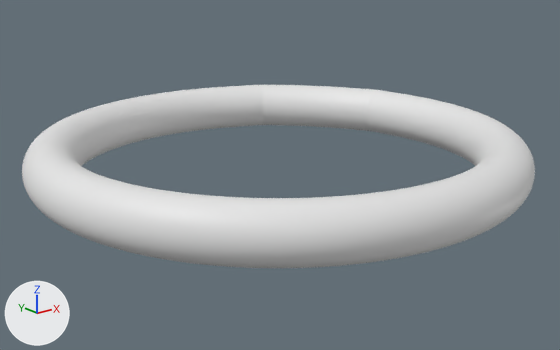
An edit to the Blender file ringsblend.blend, drawn before and after from the same camera.
Before and after are seen from a 50 mm camera at (-2.087, -2.619, 0.939) aimed at (-0.014, -0.028, -0.098). Lighting does not change. The marker at lower left points along +X, +Y and +Z.

Script lines for the objects in view, before the commit:
```python
me_torus_001 = bpy.data.meshes.new('Torus.001')
me_torus_001.from_pydata(...)  # 218 vertices, 228 faces; spans x -1.1..1.12, y -1.12..1.12, z -0.12..0.12
me_torus_002 = bpy.data.meshes.new('Torus.002')
me_torus_002.from_pydata(...)  # 38 vertices, 48 faces; spans x 0.481..1.059, y 0.286..0.938, z -0.12..0.12
ob_filler = bpy.data.objects.new('filler', me_torus_002)
ob_filler.location = (0.0, 0.0, 0.0)
_m = ob_filler.modifiers.new('Subdivision', 'SUBSURF')
_m.levels = 3
_m.render_levels = 3
_m = ob_filler.modifiers.new('Subdivision.001', 'SUBSURF')
_m.levels = 3
_m.render_levels = 3
ob_ring = bpy.data.objects.new('ring', me_torus_001)
ob_ring.location = (0.0, 0.0, 0.0)
_m = ob_ring.modifiers.new('Subdivision', 'SUBSURF')
_m.levels = 3
_m.render_levels = 3
_m = ob_ring.modifiers.new('Subdivision.001', 'SUBSURF')
_m.levels = 2
_m.render_levels = 3
```
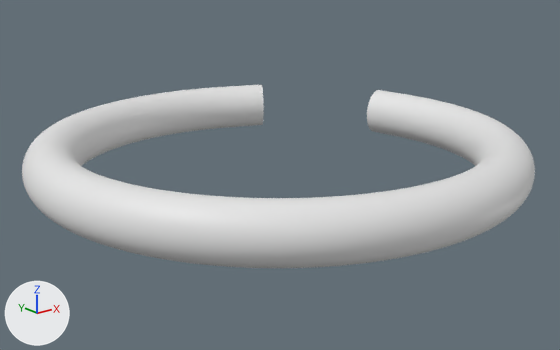
Changed parts and their boxes [x1, y1, x2, y2] in the pictures (560 x 350 px):
'filler', hidden: before [262, 85, 376, 131]

Edits to the bpy script that builds the scene:
```text
Change ob_filler:
    add ob_filler.hide_set(True)
```
